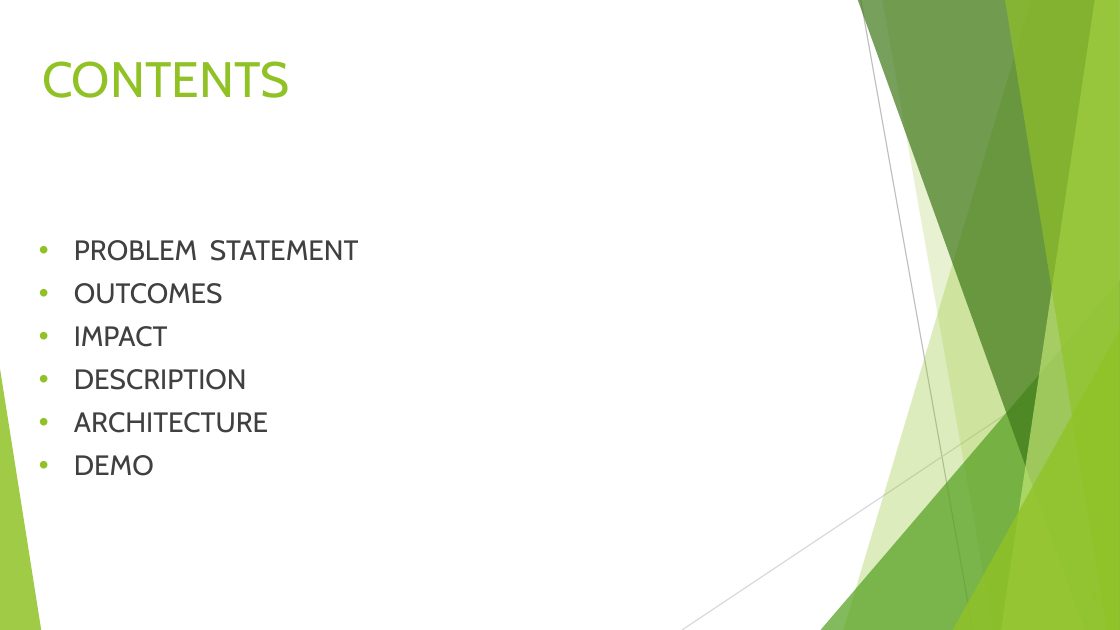
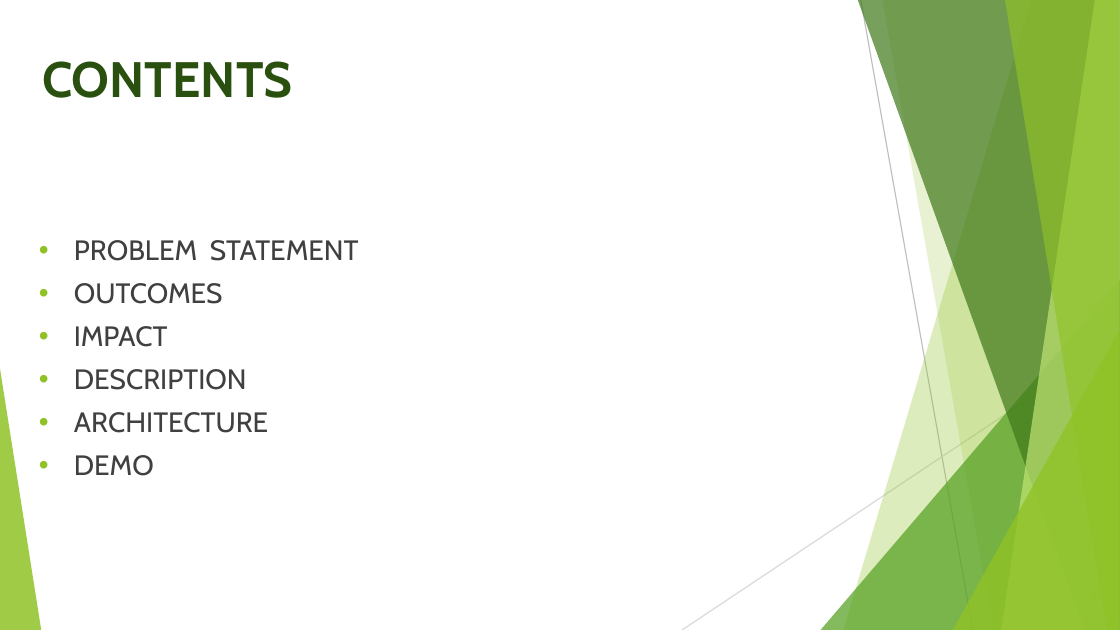
Before and after one commit to AthulRajuGit/2021_IBM_Code_Challenge_Greeenhouse_Monitoring_System, a slide deck: slide 2 of PRESENTATION/IBM PPT (1).pptx. Drawn at 1120x630 pixels with LibreOffice and Linux fonts; fonts in the diff are those of the drawing. Boxes give left, top, right and bottom in pixels: in the first picture for what was removed or moved away, otherwise in the second. Text is boxed around its words. In the diff, an @@ line names an element or a change of style, - is before the commit and + after.

```diff
--- a/PRESENTATION/IBM PPT (1).pptx
+++ b/PRESENTATION/IBM PPT (1).pptx
@@ title "CONTENTS" at [42, 61, 292, 98]: text colour #90C226 to #2A5010, bold on @@
```
Also in this commit, not shown: 9 other slides changed.
